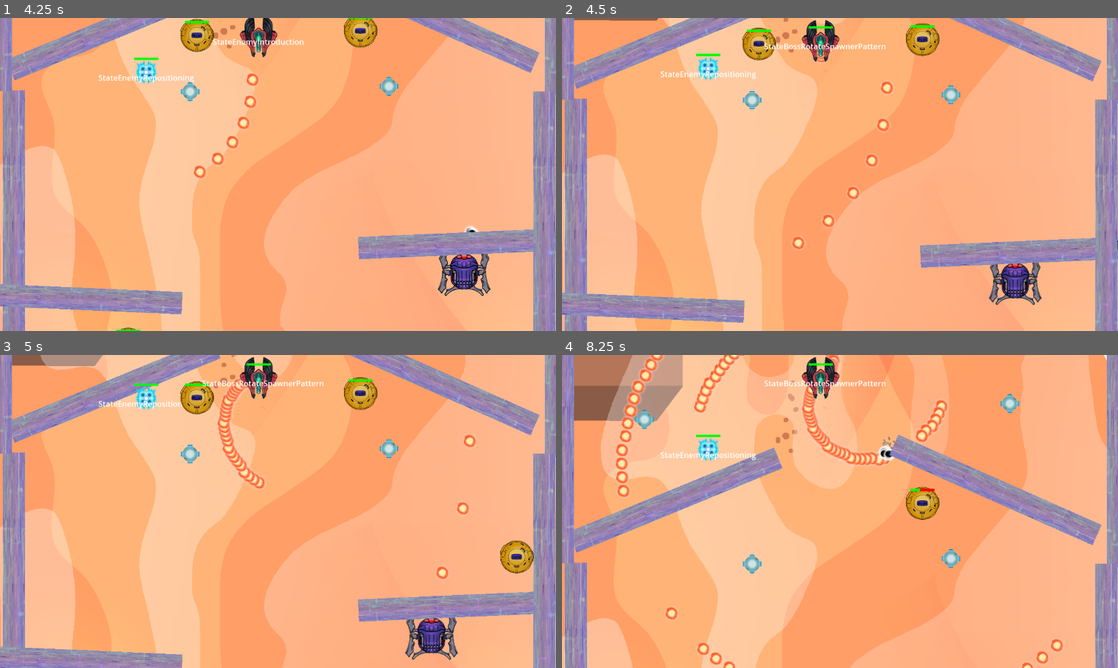
Above: before the commit, frames 1-4 (two rows, left to right).
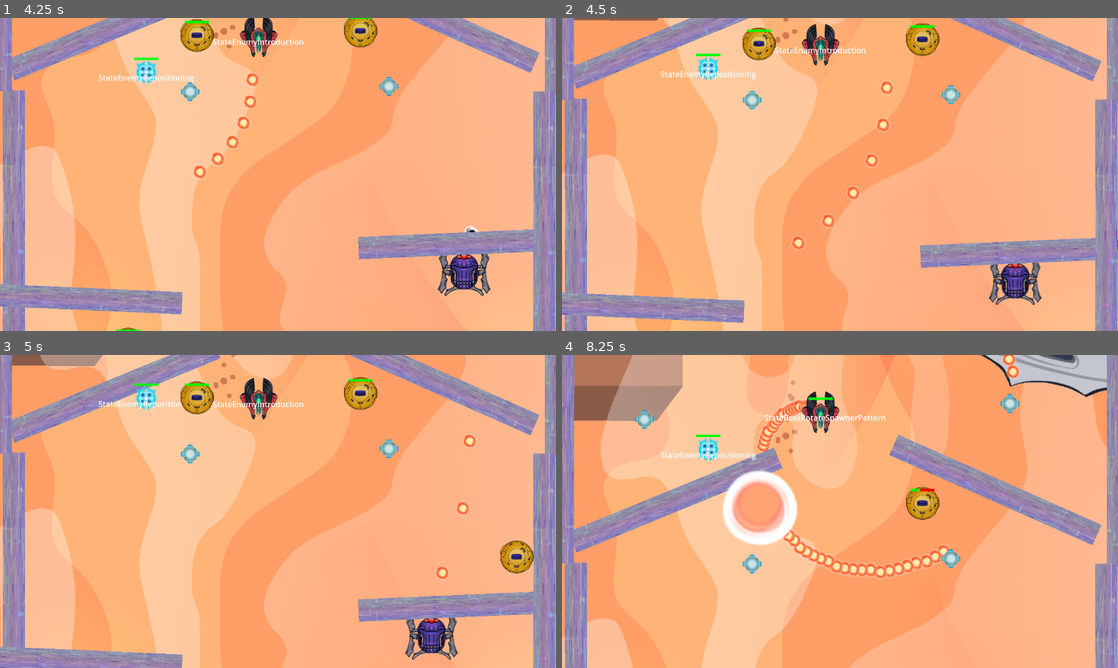
Above: after the commit, the same moments.

Repository: Jagholin/bullethell_jam_entry
Game: Godot game, scene res://scenes/first_level.tscn
Two runs of this game, one before a commit and one after it. Both use one fixed random seed, a clock stepped at 60 frames per second and the inputs below.
Inputs:
- Up to frame 1 (4.25 s): hold Right (right) 0.53-1.28 s; hold Space (fire) 0.53-1.28 s; hold S (down) 1.28-2.03 s; tap Space (fire) at 1.35, 2.85 s; hold Right (right) 2.03-2.78 s; hold Space (fire) 2.03-2.78 s; hold W (up) 2.78-3.53 s; hold A (left) from 3.53 s (still down); hold Space (fire) from 3.53 s (still down)
- Up to frame 2 (4.5 s): keep holding A (left); release Space (fire) at 4.28 s; tap Space (fire) at 4.35 s
- Up to frame 3 (5 s): keep holding A (left)
- Up to frame 4 (8.25 s): release A (left) at 5.03 s; hold S (down) 5.03-5.78 s; hold Space (fire) 5.03-5.78 s; hold Right (right) 5.78-6.53 s; tap Space (fire) at 5.85, 7.35 s; hold W (up) 6.53-7.28 s; hold Space (fire) 6.53-7.28 s; hold Right (right) 7.28-8.03 s; hold S (down) from 8.03 s (still down); hold Space (fire) from 8.03 s (still down)

Frame 1 is identical in both runs. In frame 2, 0.8% of the frame differs, in the area x 36-59%, y 0-19%; in frame 3, 1.9%; in frame 4, 9.7%, in the area x 9-98%, y 0-100%.

Commit message:
working on boss

Diff:
--- /dev/null
+++ b/scenes/entities/drop_off.tscn
@@ -0,0 +1,16 @@
+[gd_scene load_steps=3 format=3 uid="uid://biipykfptenav"]
+
+[ext_resource type="Texture2D" uid="uid://bhstcq6a5l1qc" path="res://assets/dropoffpng.png" id="1_s6uup"]
+
+[sub_resource type="CircleShape2D" id="CircleShape2D_2hxyw"]
+radius = 410.026
+
+[node name="DropOff" type="Area2D"]
+position = Vector2(1095, -899)
+
+[node name="Dropoffpng" type="Sprite2D" parent="."]
+position = Vector2(-400, 4)
+texture = ExtResource("1_s6uup")
+
+[node name="CollisionShape2D" type="CollisionShape2D" parent="."]
+shape = SubResource("CircleShape2D_2hxyw")
--- a/scenes/entities/miniboss2.tscn
+++ b/scenes/entities/miniboss2.tscn
@@ -69,12 +69,12 @@
 }]
 
 [sub_resource type="CircleShape2D" id="CircleShape2D_yucrm"]
-radius = 38.0
+radius = 69.7209
 
 [sub_resource type="Resource" id="Resource_3m3ub"]
 script = ExtResource("7_8syep")
 interval = 0.02
-projectile_volleys = 1
+projectile_volleys = 3
 angle_between_volleys = 180.0
 angle_offset = 0.0
 projectile_volley_offset = Vector2(0, 0)
@@ -84,7 +84,7 @@
 shoot_at_player_tendency = 0.0
 randomized_angle_spread = 0.0
 randomized_velocity_spread = 0.0
-active = false
+active = true
 emition_type = 0
 spawnpoint_lifetime = 5.0
 spawner_moving = false
@@ -127,6 +127,7 @@
 
 [node name="StateEnemyIntroduction" type="Node" parent="Stateful"]
 script = ExtResource("15_5d1vk")
+introduction_delay = 2.0
 
 [node name="StateBossRotateSpawnerPattern" type="Node" parent="Stateful"]
 script = ExtResource("16_0jhv2")
--- /dev/null
+++ b/scenes/entities/miniboss3.tscn
@@ -0,0 +1,266 @@
+[gd_scene load_steps=33 format=3 uid="uid://do7ihjf0x2she"]
+
+[ext_resource type="Script" path="res://scripts/scenes/entities/enemy.gd" id="1_7haf1"]
+[ext_resource type="Texture2D" uid="uid://c6pf8bsliieac" path="res://assets/boss1.png" id="2_nf4b8"]
+[ext_resource type="Texture2D" uid="uid://8ljntqj4k0og" path="res://assets/shmup.png" id="3_c20os"]
+[ext_resource type="Script" path="res://scripts/resources/bullet_settings_resource.gd" id="5_lex2b"]
+[ext_resource type="PackedScene" uid="uid://dphjfl425sily" path="res://scenes/entity_components/projectile_spawner.tscn" id="6_17ca1"]
+[ext_resource type="Script" path="res://scripts/resources/bullet_pattern_resource.gd" id="7_psqjl"]
+[ext_resource type="Resource" uid="uid://gqr2cj4ovsbd" path="res://resources/bullet_settings/enemy_bullet.tres" id="8_61sk1"]
+[ext_resource type="Script" path="res://scripts/resources/projectile_spawner_config_resource.gd" id="9_clqvp"]
+[ext_resource type="PackedScene" uid="uid://cjsqmd01861rl" path="res://scenes/entities/projectile.tscn" id="10_cvfhv"]
+[ext_resource type="PackedScene" uid="uid://c72mof4xq3t04" path="res://scenes/entity_components/damageable.tscn" id="11_5bthj"]
+[ext_resource type="PackedScene" uid="uid://bxokwtkwvxa7e" path="res://scenes/entity_components/explosive.tscn" id="12_cxchx"]
+[ext_resource type="PackedScene" uid="uid://btpugkdb074eb" path="res://scenes/entities/explosion_entity.tscn" id="13_4k6nb"]
+[ext_resource type="Script" path="res://scripts/components/state_boss_awake_siblings.gd" id="13_epbpf"]
+[ext_resource type="Script" path="res://scripts/states/state.gd" id="14_ndjnq"]
+[ext_resource type="PackedScene" uid="uid://djyq3oe2rqnjb" path="res://scenes/entity_components/stateful.tscn" id="14_p0rno"]
+[ext_resource type="Script" path="res://scripts/states/state_enemy_disabled.gd" id="15_rhmr3"]
+
+[sub_resource type="AtlasTexture" id="AtlasTexture_u74yw"]
+atlas = ExtResource("2_nf4b8")
+region = Rect2(0, 0, 1024, 512)
+
+[sub_resource type="AtlasTexture" id="AtlasTexture_q2lmp"]
+atlas = ExtResource("2_nf4b8")
+region = Rect2(0, 512, 1024, 512)
+
+[sub_resource type="AtlasTexture" id="AtlasTexture_3raqq"]
+atlas = ExtResource("2_nf4b8")
+region = Rect2(0, 1024, 1024, 512)
+
+[sub_resource type="SpriteFrames" id="SpriteFrames_yueff"]
+animations = [{
+"frames": [{
+"duration": 1.0,
+"texture": SubResource("AtlasTexture_u74yw")
+}],
+"loop": true,
+"name": &"center",
+"speed": 5.0
+}, {
+"frames": [{
+"duration": 1.0,
+"texture": SubResource("AtlasTexture_q2lmp")
+}],
+"loop": true,
+"name": &"left",
+"speed": 5.0
+}, {
+"frames": [{
+"duration": 1.0,
+"texture": SubResource("AtlasTexture_3raqq")
+}],
+"loop": true,
+"name": &"right",
+"speed": 5.0
+}]
+
+[sub_resource type="CircleShape2D" id="CircleShape2D_yucrm"]
+radius = 69.7209
+
+[sub_resource type="Resource" id="Resource_tuw0d"]
+script = ExtResource("7_psqjl")
+interval = 0.02
+projectile_volleys = 3
+angle_between_volleys = 45.0
+angle_offset = 0.0
+projectile_volley_offset = Vector2(0, 0)
+volley_rotation_speed = 0.0
+initial_velocity = 5.0
+initial_direction = Vector2(0, 1)
+shoot_at_player_tendency = 0.0
+randomized_angle_spread = 0.0
+randomized_velocity_spread = 0.0
+active = true
+emition_type = 0
+spawnpoint_lifetime = 5.0
+spawner_moving = false
+movement_range = 0.0
+
+[sub_resource type="AtlasTexture" id="AtlasTexture_p8ikc"]
+atlas = ExtResource("3_c20os")
+region = Rect2(0, 640, 128, 128)
+
+[sub_resource type="AtlasTexture" id="AtlasTexture_x1e58"]
+atlas = ExtResource("3_c20os")
+region = Rect2(128, 640, 128, 128)
+
+[sub_resource type="AtlasTexture" id="AtlasTexture_neol3"]
+atlas = ExtResource("3_c20os")
+region = Rect2(256, 640, 128, 128)
+
+[sub_resource type="AtlasTexture" id="AtlasTexture_5yod1"]
+atlas = ExtResource("3_c20os")
+region = Rect2(384, 640, 128, 128)
+
+[sub_resource type="SpriteFrames" id="SpriteFrames_cfu6y"]
+animations = [{
+"frames": [{
+"duration": 1.0,
+"texture": SubResource("AtlasTexture_p8ikc")
+}, {
+"duration": 1.0,
+"texture": SubResource("AtlasTexture_x1e58")
+}, {
+"duration": 1.0,
+"texture": SubResource("AtlasTexture_neol3")
+}, {
+"duration": 1.0,
+"texture": SubResource("AtlasTexture_5yod1")
+}],
+"loop": true,
+"name": &"default",
+"speed": 5.0
+}]
+
+[sub_resource type="Resource" id="Resource_1sljh"]
+script = ExtResource("5_lex2b")
+bullet_type = 0
+sprite_frames = SubResource("SpriteFrames_cfu6y")
+
+[sub_resource type="Resource" id="Resource_pn348"]
+script = ExtResource("9_clqvp")
+bullet_pattern = SubResource("Resource_tuw0d")
+bullet_settings = SubResource("Resource_1sljh")
+
+[sub_resource type="CircleShape2D" id="CircleShape2D_m0oji"]
+radius = 52.2398
+
+[sub_resource type="Resource" id="Resource_3m3ub"]
+script = ExtResource("7_psqjl")
+interval = 0.02
+projectile_volleys = 3
+angle_between_volleys = 180.0
+angle_offset = 0.0
+projectile_volley_offset = Vector2(0, 0)
+volley_rotation_speed = 180.0
+initial_velocity = 5.0
+initial_direction = Vector2(0, 1)
+shoot_at_player_tendency = 0.0
+randomized_angle_spread = 0.0
+randomized_velocity_spread = 0.0
+active = true
+emition_type = 0
+spawnpoint_lifetime = 5.0
+spawner_moving = false
+movement_range = 0.0
+
+[sub_resource type="Resource" id="Resource_on5r7"]
+script = ExtResource("9_clqvp")
+bullet_pattern = SubResource("Resource_3m3ub")
+bullet_settings = ExtResource("8_61sk1")
+
+[node name="MiniBoss3" type="Area2D"]
+position = Vector2(472, 216)
+collision_layer = 2
+monitoring = false
+script = ExtResource("1_7haf1")
+
+[node name="AnimatedSprite2D" type="AnimatedSprite2D" parent="."]
+scale = Vector2(0.5, 0.5)
+sprite_frames = SubResource("SpriteFrames_yueff")
+animation = &"center"
+
+[node name="CollisionShape2D" type="CollisionShape2D" parent="."]
+shape = SubResource("CircleShape2D_yucrm")
+
+[node name="ProjectileSpawner" parent="." instance=ExtResource("6_17ca1")]
+position = Vector2(0, 60)
+bullet_configs = Array[ExtResource("9_clqvp")]([SubResource("Resource_pn348")])
+projectile = ExtResource("10_cvfhv")
+active = false
+
+[node name="Damageable" parent="." instance=ExtResource("11_5bthj")]
+health = 1000
+max_health = 1000
+immune = true
+
+[node name="Explosive" parent="." instance=ExtResource("12_cxchx")]
+explosion = ExtResource("13_4k6nb")
+
+[node name="Stateful" parent="." instance=ExtResource("14_p0rno")]
+debug = true
+
+[node name="StateEnemyIntroduction" type="Node" parent="Stateful"]
+script = ExtResource("15_rhmr3")
+introduction_delay = 2.0
+block_scrolling = true
+
+[node name="StateBossAwakeSiblings" type="Node" parent="Stateful" node_paths=PackedStringArray("siblings")]
+script = ExtResource("13_epbpf")
+siblings = [NodePath("../../Left"), NodePath("../../Right")]
+
+[node name="VisibleOnScreenNotifier2D" type="VisibleOnScreenNotifier2D" parent="."]
+position = Vector2(1.14441e-05, -1.19209e-05)
+scale = Vector2(2.4, 2.4)
+
+[node name="Left" type="Area2D" parent="."]
+collision_layer = 2
+script = ExtResource("1_7haf1")
+
+[node name="AnimatedSprite2D" type="AnimatedSprite2D" parent="Left"]
+scale = Vector2(0.5, 0.5)
+sprite_frames = SubResource("SpriteFrames_yueff")
+animation = &"left"
+
+[node name="CollisionShape2D" type="CollisionShape2D" parent="Left"]
+position = Vector2(-125, 3)
+shape = SubResource("CircleShape2D_m0oji")
+
+[node name="ProjectileSpawner" parent="Left" instance=ExtResource("6_17ca1")]
+position = Vector2(-114, 50)
+bullet_configs = Array[ExtResource("9_clqvp")]([SubResource("Resource_on5r7")])
+projectile = ExtResource("10_cvfhv")
+active = false
+
+[node name="Damageable" parent="Left" instance=ExtResource("11_5bthj")]
+position = Vector2(-131, -43)
+health = 1000
+max_health = 1000
+immune = true
+
+[node name="Explosive" parent="Left" instance=ExtResource("12_cxchx")]
+position = Vector2(-94, -17)
+explosion = ExtResource("13_4k6nb")
+
+[node name="Stateful" parent="Left" instance=ExtResource("14_p0rno")]
+debug = true
+
+[node name="Default" type="Node" parent="Left/Stateful"]
+script = ExtResource("14_ndjnq")
+
+[node name="Right" type="Area2D" parent="."]
+collision_layer = 2
+script = ExtResource("1_7haf1")
+
+[node name="AnimatedSprite2D" type="AnimatedSprite2D" parent="Right"]
+scale = Vector2(0.5, 0.5)
+sprite_frames = SubResource("SpriteFrames_yueff")
+animation = &"right"
+
+[node name="CollisionShape2D" type="CollisionShape2D" parent="Right"]
+position = Vector2(124, 5)
+shape = SubResource("CircleShape2D_m0oji")
+
+[node name="ProjectileSpawner" parent="Right" instance=ExtResource("6_17ca1")]
+position = Vector2(114, 51)
+bullet_configs = Array[ExtResource("9_clqvp")]([SubResource("Resource_on5r7")])
+projectile = ExtResource("10_cvfhv")
+active = false
+
+[node name="Damageable" parent="Right" instance=ExtResource("11_5bthj")]
+position = Vector2(128, -40)
+health = 1000
+max_health = 1000
+immune = true
+
+[node name="Explosive" parent="Right" instance=ExtResource("12_cxchx")]
+position = Vector2(91, -20)
+explosion = ExtResource("13_4k6nb")
+
+[node name="Stateful" parent="Right" instance=ExtResource("14_p0rno")]
+debug = true
+
+[node name="Default" type="Node" parent="Right/Stateful"]
+script = ExtResource("14_ndjnq")
--- /dev/null
+++ b/scenes/first_boss_only.tscn
@@ -0,0 +1,139 @@
+[gd_scene load_steps=13 format=3 uid="uid://bfbpaiuj2du8p"]
+
+[ext_resource type="Script" path="res://scripts/scenes/first_level.gd" id="1_g1eb1"]
+[ext_resource type="Texture2D" uid="uid://cuccqt0wotcun" path="res://assets/bgscroll_1.png" id="2_u30tv"]
+[ext_resource type="Texture2D" uid="uid://bgte4481dpqxa" path="res://assets/bgscroll_cloud_overlay.png" id="3_stftt"]
+[ext_resource type="PackedScene" uid="uid://biipykfptenav" path="res://scenes/entities/drop_off.tscn" id="4_voy14"]
+[ext_resource type="PackedScene" uid="uid://sg051jsb3744" path="res://scenes/entities/player.tscn" id="5_tmi8o"]
+[ext_resource type="PackedScene" uid="uid://bif23f7t4jd2r" path="res://scenes/entities/obstacle.tscn" id="6_ljima"]
+[ext_resource type="PackedScene" uid="uid://cmu8rrxt1o31b" path="res://scenes/entities/entity.tscn" id="8_4pw1q"]
+[ext_resource type="PackedScene" uid="uid://diirwpa37n2u7" path="res://scenes/entities/power_up.tscn" id="11_iy4da"]
+[ext_resource type="Script" path="res://scripts/resources/item_settings_resource.gd" id="12_3m8f6"]
+[ext_resource type="PackedScene" uid="uid://do7ihjf0x2she" path="res://scenes/entities/miniboss3.tscn" id="13_r3fnv"]
+
+[sub_resource type="Resource" id="Resource_a2yh3"]
+script = ExtResource("12_3m8f6")
+item_type = 0
+
+[sub_resource type="Resource" id="Resource_j7euh"]
+script = ExtResource("12_3m8f6")
+item_type = 1
+
+[node name="FirstBossOnly" type="Node2D" node_paths=PackedStringArray("camera", "player", "projectile_parent")]
+script = ExtResource("1_g1eb1")
+camera = NodePath("Camera2D")
+player = NodePath("Player")
+projectile_parent = NodePath("ProjectileParent")
+
+[node name="Camera2D" type="Camera2D" parent="."]
+position = Vector2(578, 325)
+
+[node name="ParallaxBackground" type="ParallaxBackground" parent="."]
+
+[node name="ParallaxLayer" type="ParallaxLayer" parent="ParallaxBackground"]
+motion_scale = Vector2(0.5, 0.5)
+motion_mirroring = Vector2(0, 3840)
+
+[node name="BackgroundIngame" type="Sprite2D" parent="ParallaxBackground/ParallaxLayer"]
+position = Vector2(-360, 0)
+texture = ExtResource("2_u30tv")
+centered = false
+
+[node name="ParallaxLayer2" type="ParallaxLayer" parent="ParallaxBackground"]
+motion_mirroring = Vector2(0, 3840)
+
+[node name="BackgroundIngame" type="Sprite2D" parent="ParallaxBackground/ParallaxLayer2"]
+position = Vector2(-360, 0)
+texture = ExtResource("3_stftt")
+centered = false
+
+[node name="DropOff" parent="." instance=ExtResource("4_voy14")]
+
+[node name="Player" parent="." node_paths=PackedStringArray("projectile_parent") instance=ExtResource("5_tmi8o")]
+position = Vector2(500, 500)
+projectile_parent = NodePath("../ProjectileParent")
+
+[node name="ProjectileParent" type="Node2D" parent="."]
+
+[node name="Obstacle" parent="." instance=ExtResource("6_ljima")]
+position = Vector2(29, 313)
+scale = Vector2(1, 20)
+
+[node name="Obstacle9" parent="." instance=ExtResource("6_ljima")]
+position = Vector2(235, -277)
+rotation = 1.18159
+scale = Vector2(1, 10)
+
+[node name="Obstacle11" parent="." instance=ExtResource("6_ljima")]
+position = Vector2(147, 283)
+rotation = 1.61443
+scale = Vector2(1, 10)
+
+[node name="Obstacle12" parent="." instance=ExtResource("6_ljima")]
+position = Vector2(973, 169)
+rotation = 1.52716
+scale = Vector2(1, 10)
+
+[node name="Obstacle10" parent="." instance=ExtResource("6_ljima")]
+position = Vector2(898, -298)
+rotation = 1.98793
+scale = Vector2(1, 10)
+
+[node name="Obstacle3" parent="." instance=ExtResource("6_ljima")]
+position = Vector2(2, -607)
+scale = Vector2(1, 20)
+
+[node name="Obstacle5" parent="." instance=ExtResource("6_ljima")]
+position = Vector2(-19, -1533)
+scale = Vector2(1, 20)
+
+[node name="Obstacle6" parent="." instance=ExtResource("6_ljima")]
+position = Vector2(1176, -1517)
+scale = Vector2(1, 20)
+
+[node name="Obstacle7" parent="." instance=ExtResource("6_ljima")]
+position = Vector2(1143, -2420)
+scale = Vector2(1, 20)
+
+[node name="Obstacle8" parent="." instance=ExtResource("6_ljima")]
+position = Vector2(4, -2440)
+scale = Vector2(1, 20)
+
+[node name="Obstacle4" parent="." instance=ExtResource("6_ljima")]
+position = Vector2(1152, -599)
+scale = Vector2(1, 20)
+
+[node name="Obstacle2" parent="." instance=ExtResource("6_ljima")]
+position = Vector2(1128, 315)
+scale = Vector2(1, 20)
+
+[node name="Entity" parent="." instance=ExtResource("8_4pw1q")]
+position = Vector2(266, 378)
+
+[node name="Entity3" parent="." instance=ExtResource("8_4pw1q")]
+position = Vector2(408, -261)
+
+[node name="Entity2" parent="." instance=ExtResource("8_4pw1q")]
+position = Vector2(838, 359)
+
+[node name="Entity4" parent="." instance=ExtResource("8_4pw1q")]
+position = Vector2(747, -270)
+
+[node name="PowerUp" parent="." instance=ExtResource("11_iy4da")]
+position = Vector2(394, -145)
+item = SubResource("Resource_a2yh3")
+
+[node name="PowerUp2" parent="." instance=ExtResource("11_iy4da")]
+position = Vector2(806, -156)
+item = SubResource("Resource_j7euh")
+
+[node name="PowerUp3" parent="." instance=ExtResource("11_iy4da")]
+position = Vector2(928, -477)
+item = SubResource("Resource_a2yh3")
+
+[node name="PowerUp4" parent="." instance=ExtResource("11_iy4da")]
+position = Vector2(171, -444)
+item = SubResource("Resource_j7euh")
+
+[node name="MiniBoss3" parent="." instance=ExtResource("13_r3fnv")]
+position = Vector2(587, -729)
--- a/scenes/first_level.tscn
+++ b/scenes/first_level.tscn
@@ -6,11 +6,16 @@
 [ext_resource type="Texture2D" uid="uid://bgte4481dpqxa" path="res://assets/bgscroll_cloud_overlay.png" id="4_6hkny"]
 [ext_resource type="PackedScene" uid="uid://bif23f7t4jd2r" path="res://scenes/entities/obstacle.tscn" id="4_fd3ku"]
 [ext_resource type="PackedScene" uid="uid://dlxr1gqtibtkl" path="res://scenes/entities/enemy.tscn" id="5_fmqpc"]
+[ext_resource type="Texture2D" uid="uid://bhstcq6a5l1qc" path="res://assets/dropoffpng.png" id="5_i5738"]
 [ext_resource type="PackedScene" uid="uid://cmu8rrxt1o31b" path="res://scenes/entities/entity.tscn" id="6_3cpqc"]
 [ext_resource type="PackedScene" uid="uid://ull2sauw6bxf" path="res://scenes/entities/miniboss.tscn" id="7_dfl0w"]
 [ext_resource type="PackedScene" uid="uid://diirwpa37n2u7" path="res://scenes/entities/power_up.tscn" id="8_sggkn"]
 [ext_resource type="Script" path="res://scripts/resources/item_settings_resource.gd" id="9_dd6pp"]
-[ext_resource type="PackedScene" uid="uid://cuepxc2flowxp" path="res://scenes/entities/miniboss2.tscn" id="12_yavi5"]
+[ext_resource type="PackedScene" uid="uid://do7ihjf0x2she" path="res://scenes/entities/miniboss3.tscn" id="12_maspx"]
+[ext_resource type="PackedScene" uid="uid://2r8g7fkk3vo8" path="res://scenes/entities/miniboss2.tscn" id="12_yavi5"]
+
+[sub_resource type="CircleShape2D" id="CircleShape2D_2hxyw"]
+radius = 410.026
 
 [sub_resource type="Resource" id="Resource_a2yh3"]
 script = ExtResource("9_dd6pp")
@@ -28,12 +33,6 @@
 
 [node name="Camera2D" type="Camera2D" parent="."]
 position = Vector2(578, 325)
-
-[node name="Player" parent="." node_paths=PackedStringArray("projectile_parent") instance=ExtResource("2_aeknb")]
-position = Vector2(500, 500)
-projectile_parent = NodePath("../ProjectileParent")
-
-[node name="ProjectileParent" type="Node2D" parent="."]
 
 [node name="ParallaxBackground" type="ParallaxBackground" parent="."]
 
@@ -53,6 +52,24 @@
 position = Vector2(-360, 0)
 texture = ExtResource("4_6hkny")
 centered = false
+
+[node name="DropOff" type="Area2D" parent="."]
+position = Vector2(1095, -899)
+collision_layer = 33
+
+[node name="Dropoffpng" type="Sprite2D" parent="DropOff"]
+position = Vector2(-400, 4)
+texture = ExtResource("5_i5738")
+
+[node name="CollisionShape2D" type="CollisionShape2D" parent="DropOff"]
+shape = SubResource("CircleShape2D_2hxyw")
+
+[node name="Player" parent="." node_paths=PackedStringArray("projectile_parent") instance=ExtResource("2_aeknb")]
+position = Vector2(500, 500)
+collision_mask = 59
+projectile_parent = NodePath("../ProjectileParent")
+
+[node name="ProjectileParent" type="Node2D" parent="."]
 
 [node name="Obstacle" parent="." instance=ExtResource("4_fd3ku")]
 position = Vector2(29, 313)
@@ -172,3 +189,6 @@
 [node name="PowerUp4" parent="." instance=ExtResource("8_sggkn")]
 position = Vector2(171, -444)
 item = SubResource("Resource_j7euh")
+
+[node name="MiniBoss3" parent="." instance=ExtResource("12_maspx")]
+position = Vector2(599, -2115)
--- /dev/null
+++ b/scripts/components/blocker_component.gd
@@ -0,0 +1,15 @@
+class_name BlockerComponent
+extends BaseComponent
+
+
+const COMPONENT_NAME := &"BlockerComponent"
+
+
+func get_component_name() -> StringName:
+	return COMPONENT_NAME
+
+func explode():
+	if explosion!=null:
+		var new_explosion := explosion.instantiate()
+		new_explosion.global_position = target.global_position
+		target.get_parent().add_child(new_explosion)
--- /dev/null
+++ b/scripts/components/state_boss_awake_siblings.gd
@@ -0,0 +1,16 @@
+extends State
+class_name StateEnemyAwakeSiblings
+
+
+@export var siblings: Array[Enemy]
+
+func enter() -> void:
+	super.enter()
+	var spawner := target.get_component(ProjectileSpawnerComponent.COMPONENT_NAME) as ProjectileSpawnerComponent
+	if not spawner.active:
+		spawner.active = true
+
+	for sibling in siblings:
+		var sibling_spawner := sibling.get_component(ProjectileSpawnerComponent.COMPONENT_NAME) as ProjectileSpawnerComponent
+		if not sibling_spawner.active:
+			sibling_spawner.active = true
--- a/scripts/scenes/entities/enemy.gd
+++ b/scripts/scenes/entities/enemy.gd
@@ -22,6 +22,10 @@
 		# spawner is ProjectileSpawnerComponent or something with similar interface
 		if spawner:
 			spawner.projectiles_parent = projectile_parent
+		for child in get_children():
+			if child is Enemy:
+				child.projectile_parent = projectile_parent
+
 #endregion
 @onready var spawner: ProjectileSpawnerComponent = $ProjectileSpawner
 @onready var state_machine: StatefulComponent = $Stateful
@@ -33,8 +37,9 @@
 		spawner.bullet_configs = projectile_configs
 	spawner.projectiles_parent = projectile_parent
 	var notifier := $VisibleOnScreenNotifier2D as VisibleOnScreenNotifier2D
-	notifier.screen_entered.connect(state_machine.init)
-	notifier.screen_exited.connect(queue_free)
+	if notifier != null:
+		notifier.screen_entered.connect(state_machine.init)
+		notifier.screen_exited.connect(queue_free)
 
 
 # Called every frame. 'delta' is the elapsed time since the previous frame.
--- a/scripts/states/state_boss_base.gd
+++ b/scripts/states/state_boss_base.gd
@@ -4,5 +4,5 @@
 
 func process_frame(delta: float) -> String:
 	super.process_frame(delta)
-	target.position += Vector2.UP * 70 * delta # this needs to match the level's scrolling speed
+	target.position += Vector2.UP * get_tree().current_scene.level_scroll_speed * delta # this needs to match the level's scrolling speed
 	return ""
--- a/scripts/states/state_boss_rotate_spawner_patterns.gd
+++ b/scripts/states/state_boss_rotate_spawner_patterns.gd
@@ -6,9 +6,6 @@
 func enter() -> void:
 	super.enter()
 	var spawner := target.get_component(ProjectileSpawnerComponent.COMPONENT_NAME) as ProjectileSpawnerComponent
-	if not spawner.active:
-		spawner.active = true
-	# else:
 	spawner.set_config_active_state(0, true)
 	accumulated_volley_count += 1
 	accumulated_volley_count = clamp(accumulated_volley_count, 1, 6)
--- a/scripts/states/state_enemy_default.gd
+++ b/scripts/states/state_enemy_default.gd
@@ -3,15 +3,6 @@
 
 func get_animation_name() -> String:
 	return "default"
-
-
-func enter():
-	super.enter()
-	print("enter default enemy")
-	var damageable := target.get_component(DamageableComponent.COMPONENT_NAME) as DamageableComponent
-	damageable.immune = false
-	var spawner := target.get_component(ProjectileSpawnerComponent.COMPONENT_NAME) as ProjectileSpawnerComponent
-	spawner.active = true
 
 
 func process_frame(delta: float) -> String:
--- a/scripts/states/state_enemy_disabled.gd
+++ b/scripts/states/state_enemy_disabled.gd
@@ -2,6 +2,7 @@
 class_name StateEnemyDisabled
 
 @export var introduction_delay = 1.0
+@export var block_scrolling = false
 
 func get_animation_name() -> String:
 	return "introduction"
@@ -13,3 +14,14 @@
 	if elapsed>introduction_delay:
 		return "next"
 	return ""
+
+
+func exit() -> void:
+	super.exit()
+	var damageable := target.get_component(DamageableComponent.COMPONENT_NAME) as DamageableComponent
+	damageable.immune = false
+	var spawner := target.get_component(ProjectileSpawnerComponent.COMPONENT_NAME) as ProjectileSpawnerComponent
+	spawner.active = true
+
+	if block_scrolling:
+		get_tree().current_scene.level_scroll_speed = 0
Binary file removed: assets/ShmupSprites/sheet1.png
Binary file added: assets/boss1.png
Not shown, changed: assets/boss1.png.import
Binary file added: assets/dropoffcover.png
Not shown, added: assets/dropoffcover.png.import
Binary file added: assets/dropoffpng.png
Not shown, added: assets/dropoffpng.png.import
Not shown: 1 places in scenes/entities/miniboss2.tscn that only renumber resources
Not shown: 1 places in scenes/first_level.tscn that only renumber resources
